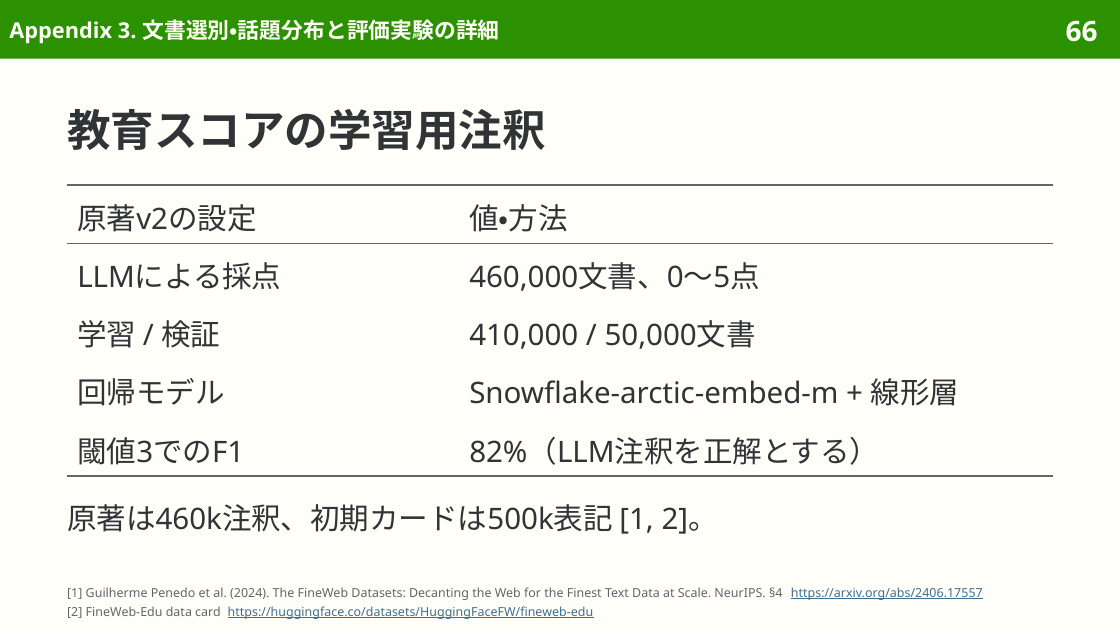
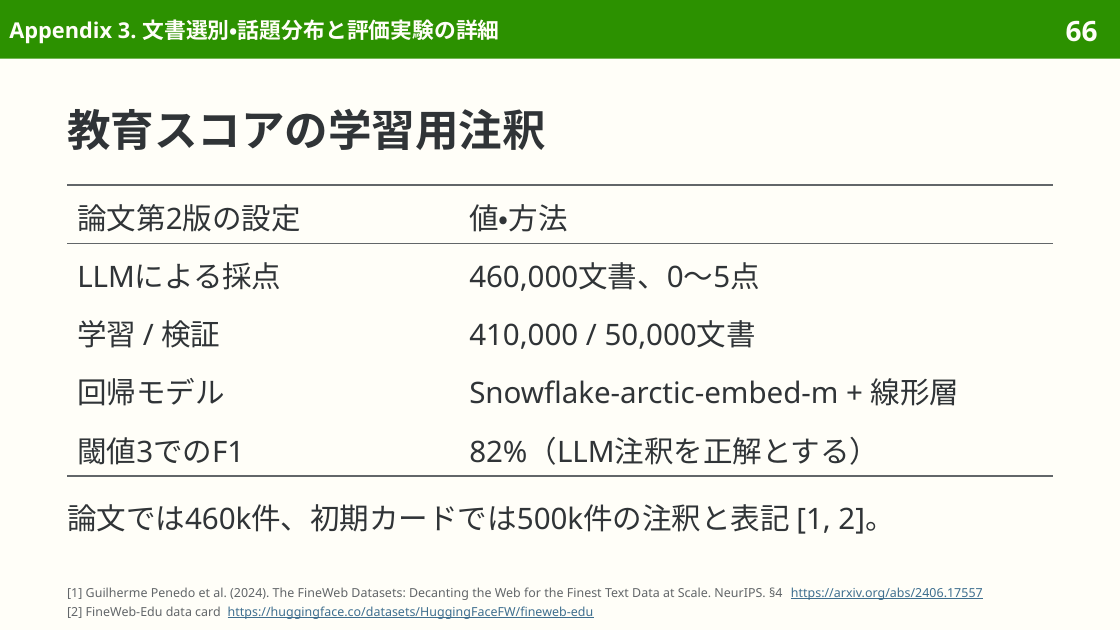
Before and after one commit to sasakiy84/datasets-in-10-minutes, a slide deck: slide 66 of slides/datasets-in-10-minutes-fineweb.pptx. Drawn at 1120x630 pixels with LibreOffice and Linux fonts; fonts in the diff are those of the drawing. Boxes give left, top, right and bottom in pixels: in the first picture for what was removed or moved away, otherwise in the second. Text is boxed around its words. In the diff, an @@ line names an element or a change of style, - is before the commit and + after.

Commit message:
slides(fineweb): refine Japanese wording and pair translations

```diff
--- a/slides/datasets-in-10-minutes-fineweb.pptx
+++ b/slides/datasets-in-10-minutes-fineweb.pptx
@@ table at box(67, 185, 1053, 476) @@
-row 1, column 1: 原著v2の設定
+row 1, column 1: 論文第2版の設定
@@ text at box(67, 504, 894, 534): text changed @@
-原著は460k注釈、初期カードは500k表記 [1, 2]。
+論文では460k件、初期カードでは500k件の注釈と表記 [1, 2]。
```
Also in this commit, not shown: 22 other slides changed, 3 other files.
